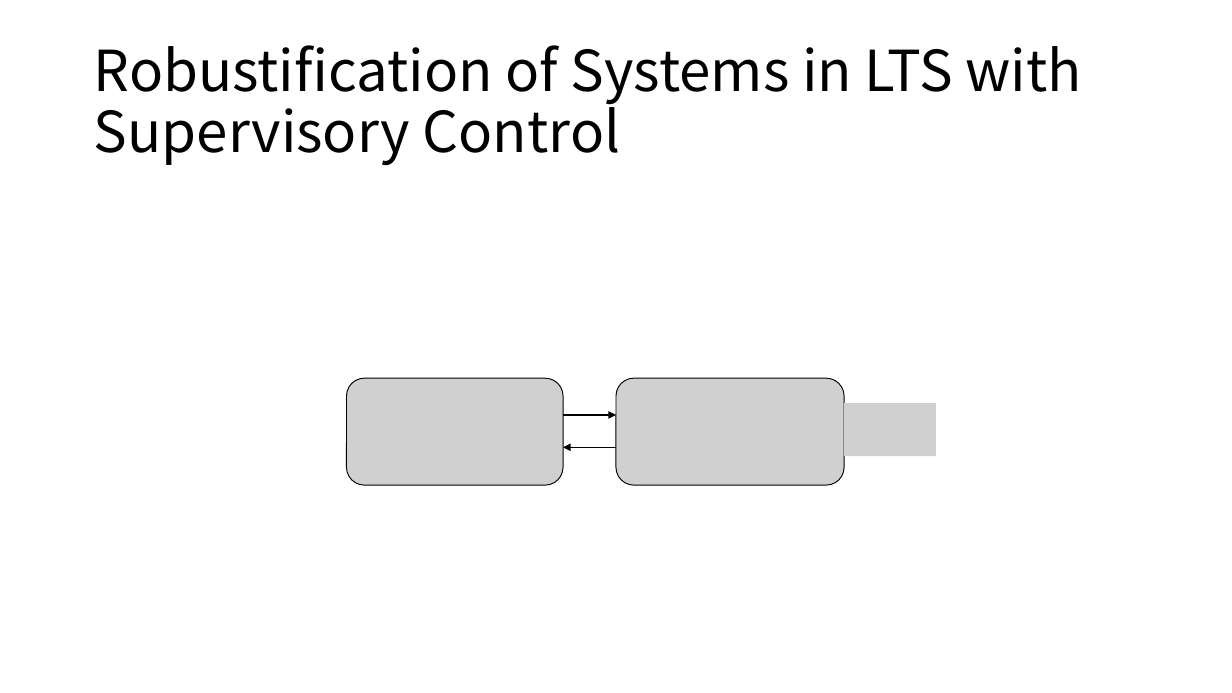
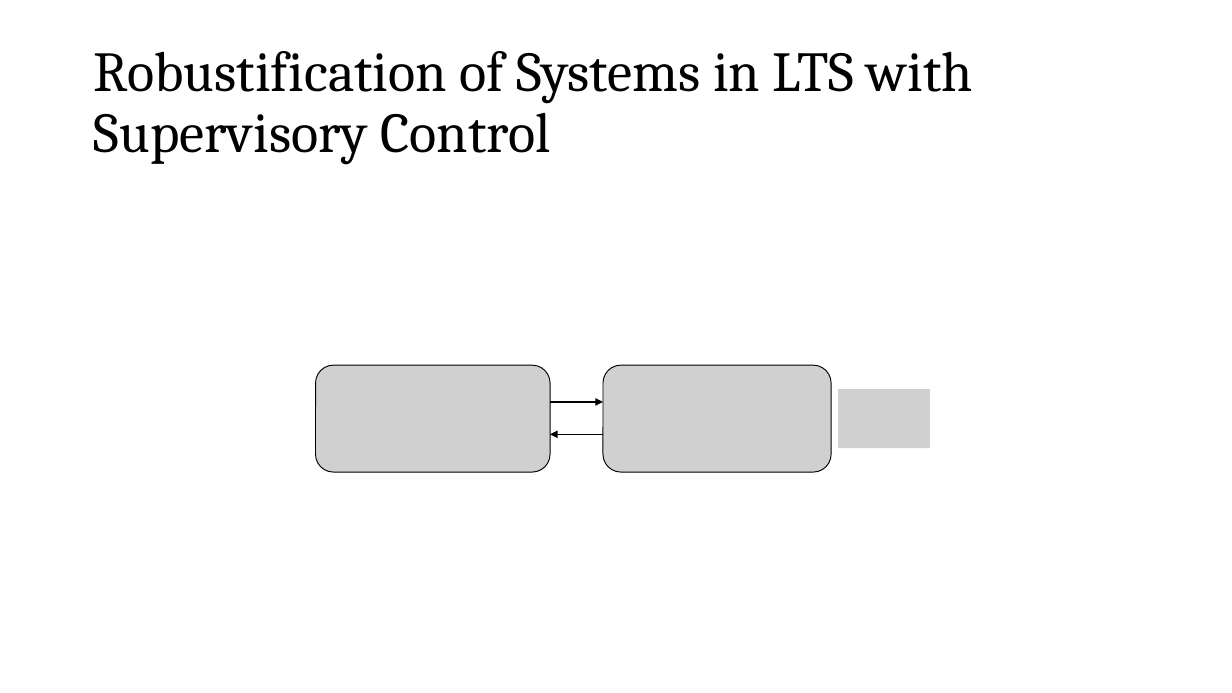
Before and after one commit to SteveZhangBit/SteveZhangBit.github.io, a slide deck: slide 11 of statics/slides/2022-Fall-Research Intro-CJ.pptx (slide 5 before the commit). Drawn at 1232x693 pixels with LibreOffice and Linux fonts; fonts in the diff are those of the drawing; grey boxes stand for pictures. Boxes give left, top, right and bottom in pixels: in the first picture for what was removed or moved away, otherwise in the second. Text is boxed around its words. In the diff, an @@ line names an element or a change of style, - is before the commit and + after.

```diff
--- a/statics/slides/2022-Fall-Research Intro-CJ.pptx
+++ b/statics/slides/2022-Fall-Research Intro-CJ.pptx
@@ title "Robustification of Systems in LTS ..." at [94, 51, 973, 164]: font Noto Sans CJK SC to Cambria @@
@@ picture: place and size @@
-picture at [347, 378, 563, 485]
+picture at [315, 365, 550, 472]
@@ picture: place and size @@
-picture at [616, 378, 845, 485]
+picture at [604, 365, 832, 472]
@@ picture: place and size @@
-picture at [845, 403, 936, 456]
+picture at [838, 389, 930, 448]
@@ arrow moved from (563, 415) - (616, 415) to (550, 402) - (604, 402) @@
@@ arrow moved from (616, 447) - (563, 447) to (604, 434) - (550, 434) @@
```
Also in this commit, not shown: 15 other slides changed, 8 slides added, 2 slides removed, 1 other file.
